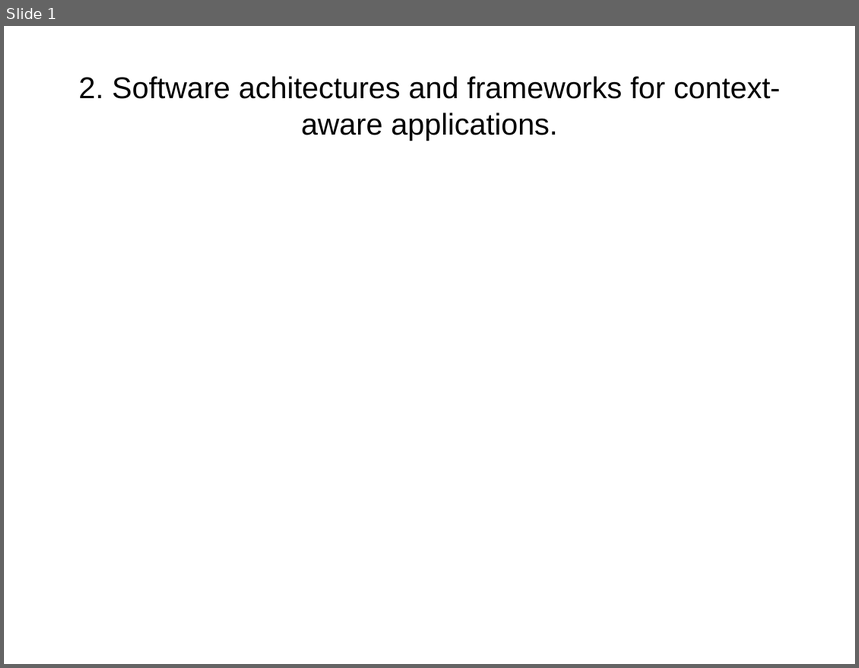
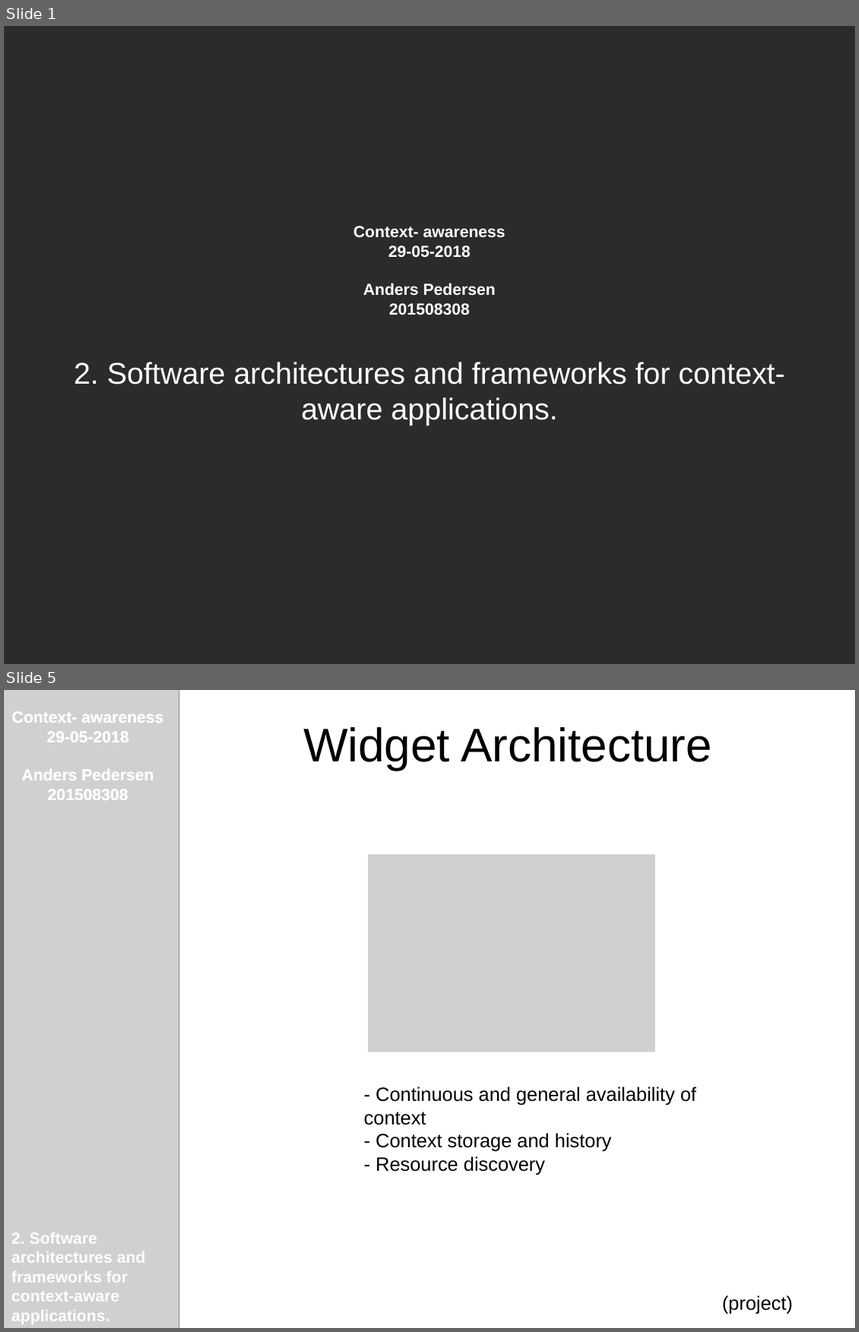
Before and after one commit to AndersHP/ContextAwarenessEksamen, a slide deck: 2SoftwareArchitecturesAndFrameworks .odp. Shown one above the other, each under a label of ours: slide 1 before the commit, slides 1 and 5 after it; the slides between them are not shown. The pictures are 859x668 and 859x1332 pixels, drawn with LibreOffice and Linux fonts; fonts in the diff are those of the drawing; grey boxes stand for pictures; background and template pictures are left out; a plain dark background stands for a picture behind light text. Boxes give left, top, right and bottom in pixels: in the first picture for what was removed or moved away, otherwise in the second. Text is boxed around its words. In the diff, an @@ line names an element or a change of style, - is before the commit and + after.

```diff
--- a/2SoftwareArchitecturesAndFrameworks .odp
+++ b/2SoftwareArchitecturesAndFrameworks .odp
@@ slide 5 added at bbox=[4, 690, 855, 1328], background #FFFFFF @@
@@ picture added at bbox=[4, 690, 180, 1328] @@
@@ text added at bbox=[12, 711, 164, 800], 15 pt, text #FFFFFF, bold @@
+Context- awareness
+29-05-2018
+Anders Pedersen
+201508308
@@ text added at bbox=[303, 727, 712, 770], 44 pt, text #000000 @@
+Widget Architecture
@@ title added at bbox=[348, 749, 511, 771], 44 pt, text #FFFFFF @@
+Agenda
@@ picture added at bbox=[369, 854, 656, 1053] @@
@@ text added at bbox=[364, 1087, 696, 1175], 18 pt, text #000000 @@
+- Continuous and general availability of context
+- Context storage and history
+- Resource discovery
@@ text added at bbox=[12, 1233, 146, 1325], 15 pt, text #FFFFFF, bold @@
+Context- awareness
+29-05-2018
+Anders Pedersen
+201508308
+2. Software architectures and frameworks for context-aware applications.
@@ text added at bbox=[722, 1296, 793, 1314], 18 pt, text #000000 @@
+(project)
@@ slide 1 changed as well @@
@@ background #FFFFFF to picture (left out) @@
@@ title at bbox=[74, 226, 785, 426]: text changed; text colour #000000 to #FFFFFF @@
-2. Software achitectures and frameworks for context-aware applications.
+Context- awareness
+29-05-2018
+Anders Pedersen
+201508308
+2. Software architectures and frameworks for context-aware applications.
```
Also in this commit, not shown: 5 other slides added, 2 other files.
